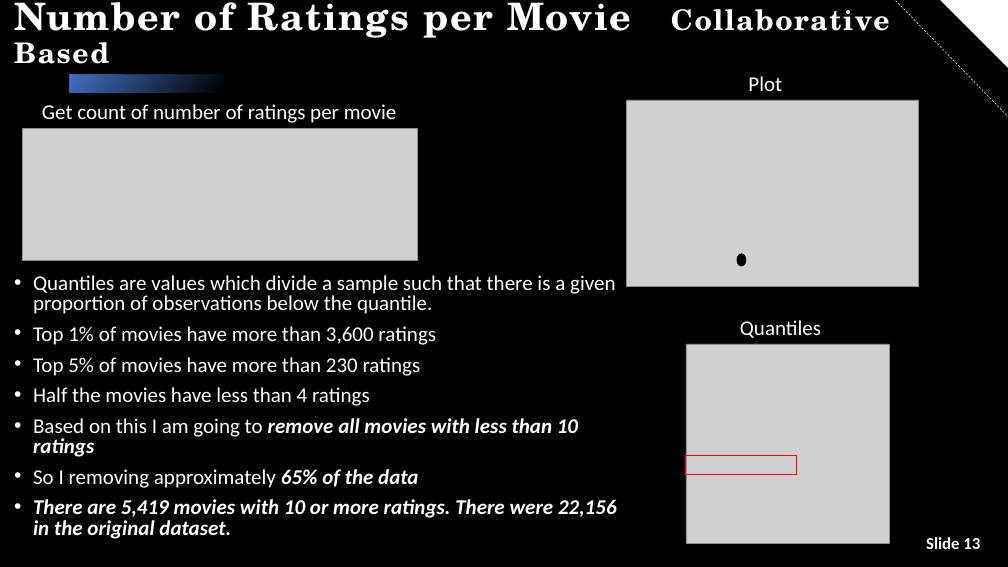
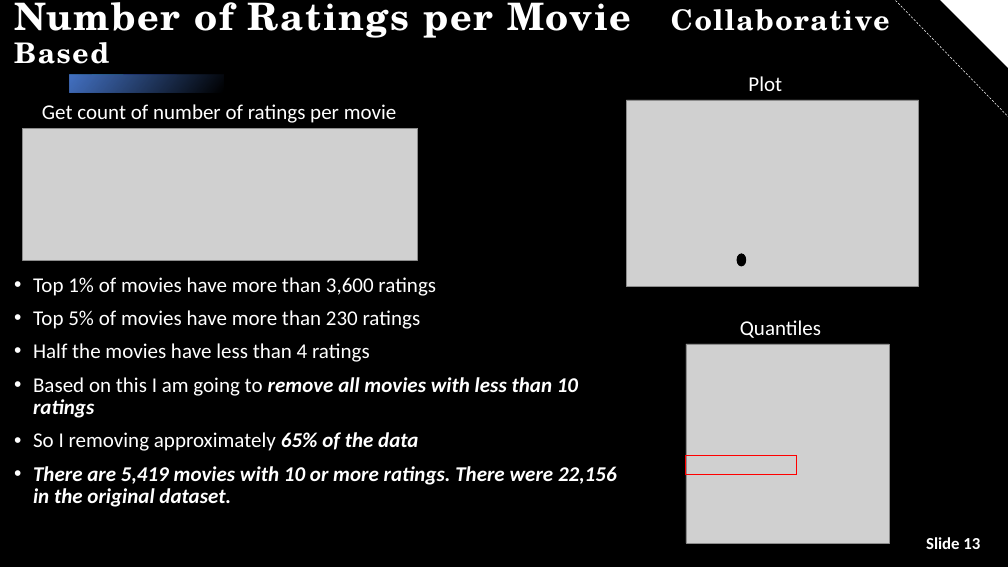
Before and after one commit to cseebec/Movie_Recommendation_P4, a slide deck: slide 14 of Movie Recommendation Systems.pptx. Drawn at 1008x567 pixels with LibreOffice and Linux fonts; fonts in the diff are those of the drawing; grey boxes stand for pictures; background and template pictures are left out. Boxes give left, top, right and bottom in pixels: in the first picture for what was removed or moved away, otherwise in the second. Text is boxed around its words. In the diff, an @@ line names an element or a change of style, - is before the commit and + after.

```diff
--- a/Movie Recommendation Systems.pptx
+++ b/Movie Recommendation Systems.pptx
@@ text "Top 1% of movies have ..." at (33, 277, 617, 507): line spacing 0.8 to 0.9 @@
@@ text at (33, 275, 615, 314): paragraph removed @@
-• Quantiles are values which divide a sample such that there is a given proportion of observations below the quantile.
```
Also in this commit, not shown: 3 other slides changed, 2 slides added, 2 other files.
